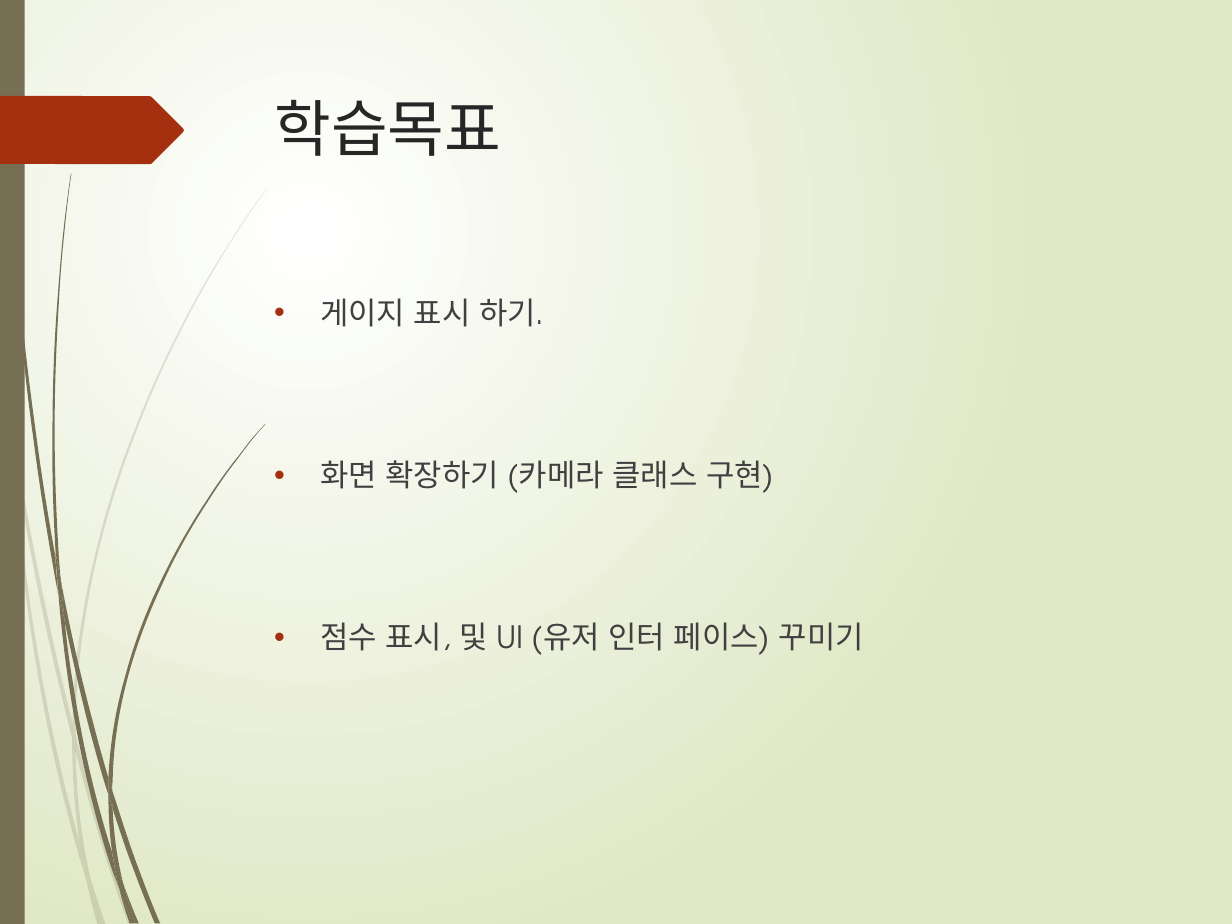
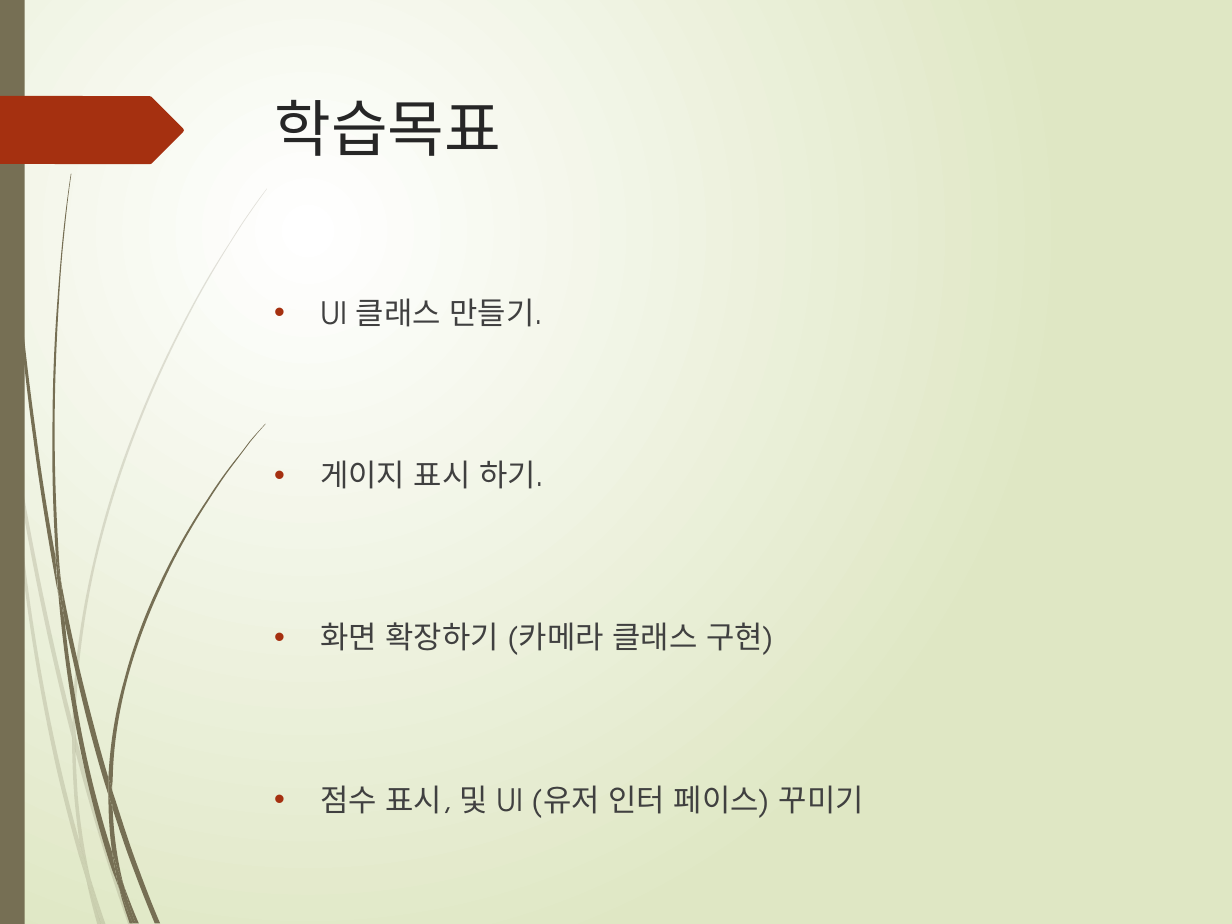
Before and after one commit to freshmea/weizman_python_class, a slide deck: slide 2 of textbook/파이썬6-3교시.pptx. Drawn at 1232x924 pixels with LibreOffice and Linux fonts; fonts in the diff are those of the drawing. Boxes give left, top, right and bottom in pixels: in the first picture for what was removed or moved away, otherwise in the second. Text is boxed around its words. In the diff, an @@ line names an element or a change of style, - is before the commit and + after.

```diff
--- a/textbook/파이썬6-3교시.pptx
+++ b/textbook/파이썬6-3교시.pptx
@@ text at (320, 298, 544, 327): paragraph added @@
+• UI 클래스 만들기.
```
Also in this commit, not shown: 4 slides added, 6 slides removed, 1 other file.
